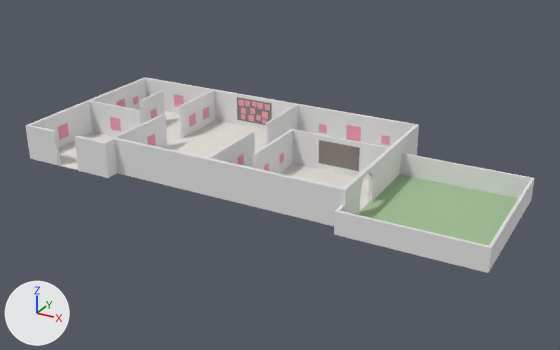
What one commit did to the glTF model web/public/models/museum.glb.
One viewpoint serves both versions: a 50 mm lens placed at (64.1, -58.1, 33.8), pointed at (26.7, 9.8, -0.2). The axes (+X, +Y, +Z) are drawn at lower left. The lights are the same throughout. The first picture is the older version. Where no turn or scale is listed for an object, it has been applied to the vertices.

Objects in the first picture: 'collage_board', 'floor_1_foyer', 'floor_3_heart_room', 'floor_5_screen_room', 'floor_6_garden', 'garden_walls', 'screen_surface', 'walls' and 14 more.
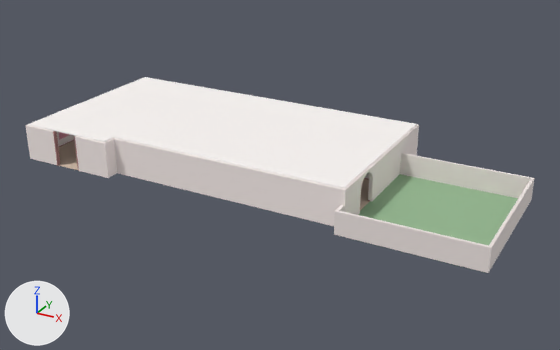
Edits to the bpy script that builds the scene:
```text
Add mat_door_jamb:
    mat_door_jamb = principled_material('door_jamb')
    mat_door_jamb.base_color = (0.45, 0.22, 0.21)  # pink #b3817e
    mat_door_jamb.roughness = 0.85
Add mat_ceiling:
    mat_ceiling = principled_material('ceiling')
    mat_ceiling.base_color = (0.98, 0.94, 0.92)  # white #fdf8f6
    mat_ceiling.roughness = 0.85
Add me_door_jambs:
    me_door_jambs.from_pydata(...)  # 170 vertices, 308 faces; spans x 3.9..26.6, y -0.2..13.6, z 0.0..4.0
    me_door_jambs.materials.append(mat_door_jamb)  # pink #b3817e
Add me_ceiling_story_gallery:
    me_ceiling_story_gallery.from_pydata(...)  # a box spanning x 0.0..11.0, y 10.0..21.0, z 4.0..4.12
    me_ceiling_story_gallery.materials.append(mat_ceiling)  # white #fdf8f6
Add me_ceiling_screen_room:
    me_ceiling_screen_room.from_pydata(...)  # a box spanning x 26.5..38.0, y 1.5..13.0, z 4.0..4.12
    me_ceiling_screen_room.materials.append(mat_ceiling)  # white #fdf8f6
Add me_ceiling_right_gallery:
    me_ceiling_right_gallery.from_pydata(...)  # 14 vertices, 24 faces; spans x 23.0..38.0, y 1.5..21.0, z 4.0..4.1
    me_ceiling_right_gallery.materials.append(mat_ceiling)  # white #fdf8f6
Add me_ceiling_heart_room:
    me_ceiling_heart_room.from_pydata([(11.0, 1.5, 4.0), (11.0, 1.5, 4.1), (11.0, 21.0, 4.0), (11.0, 21.0, 4.1), (23.0, 1.5, 4.0), (23.0, 1.5, 4.1), (23.0, 21.0, 4.0), (23.0, 21.0, 4.1)], [], [(0, 1, 3), (0, 3, 2), (2, 3, 7), (2, 7, 6), (6, 7, 5), (6, 5, 4), (4, 5, 1), (4, 1, 0), (2, 6, 4), (2, 4, 0), (7, 3, 1), (7, 1, 5)])
    me_ceiling_heart_room.materials.append(mat_ceiling)  # white #fdf8f6
Add me_ceiling_foyer:
    me_ceiling_foyer.from_pydata(...)  # a box spanning x 0.0..11.0, y 0.0..10.0, z 4.0..4.12
    me_ceiling_foyer.materials.append(mat_ceiling)  # white #fdf8f6
Add ob_door_jambs:
    ob_door_jambs = bpy.data.objects.new('door_jambs', me_door_jambs)
    ob_door_jambs.location = (0.0, 0.0, 0.0)
Add ob_ceiling_story_gallery:
    ob_ceiling_story_gallery = bpy.data.objects.new('ceiling_story_gallery', me_ceiling_story_gallery)
    ob_ceiling_story_gallery.location = (0.0, 0.0, 0.0)
Add ob_ceiling_screen_room:
    ob_ceiling_screen_room = bpy.data.objects.new('ceiling_screen_room', me_ceiling_screen_room)
    ob_ceiling_screen_room.location = (0.0, 0.0, 0.0)
Add ob_ceiling_right_gallery:
    ob_ceiling_right_gallery = bpy.data.objects.new('ceiling_right_gallery', me_ceiling_right_gallery)
    ob_ceiling_right_gallery.location = (0.0, 0.0, 0.0)
Add ob_ceiling_heart_room:
    ob_ceiling_heart_room = bpy.data.objects.new('ceiling_heart_room', me_ceiling_heart_room)
    ob_ceiling_heart_room.location = (0.0, 0.0, 0.0)
Add ob_ceiling_foyer:
    ob_ceiling_foyer = bpy.data.objects.new('ceiling_foyer', me_ceiling_foyer)
    ob_ceiling_foyer.location = (0.0, 0.0, 0.0)
```

Changed parts and their boxes [x1, y1, x2, y2] in the pictures (560 x 350 px):
'ceiling_heart_room', added
    after: [114, 89, 298, 159]
'ceiling_screen_room', added
    after: [237, 128, 390, 189]
'ceiling_right_gallery', added
    after: [208, 104, 417, 165]
'ceiling_foyer', added
    after: [28, 100, 161, 142]
'ceiling_story_gallery', added
    after: [89, 77, 213, 114]
'door_jambs', added
    after: [53, 131, 79, 171]
'floor_3_heart_room', unchanged, covered by the edit
    before: [164, 120, 266, 158]
'floor_5_screen_room', unchanged, covered by the edit
    before: [279, 164, 370, 210]
    after: [360, 179, 370, 210]
'screen_surface', unchanged, covered by the edit
    before: [318, 140, 360, 171]
